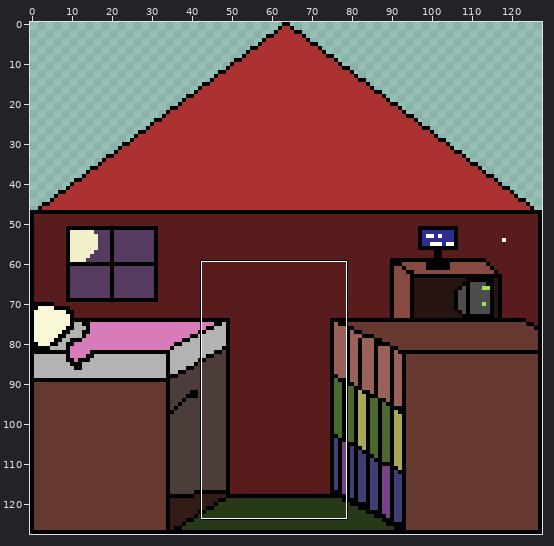
File history of a pixel-art file, Transmission/Assets/Sprites/evilHouseSprite.ase. Above: a wide view before the commit, with the close-up outlined.
Close-up. Earlier state:
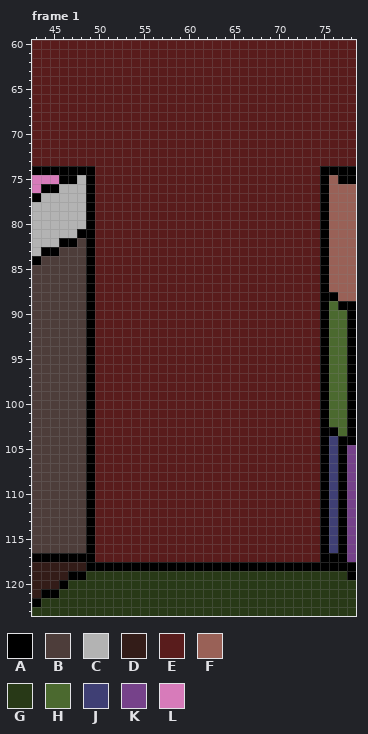
128x128 pixels, 2 frames. Shown: frame 1: x 43..78, y 60..123. The commit also changed other frames or places, which this record leaves out.
Visible layers, top first: "Layer 5", "Layer 3", "Layer 2", "Layer 1".
Palette (. is transparent): A #000000  B #4d3d3a  C #b3b3b3  D #331c18  E #591c1c  F #996157  G #283917  H #4b692f  J #3f3f74  K #76428a  L #d77bba
Pixels before, frame 1, first column x 43:
 60 EEEEEEEEEEEEEEEEEEEEEEEEEEEEEEEEEEEE
 61 EEEEEEEEEEEEEEEEEEEEEEEEEEEEEEEEEEEE
 62 EEEEEEEEEEEEEEEEEEEEEEEEEEEEEEEEEEEE
 63 EEEEEEEEEEEEEEEEEEEEEEEEEEEEEEEEEEEE
 64 EEEEEEEEEEEEEEEEEEEEEEEEEEEEEEEEEEEE
 65 EEEEEEEEEEEEEEEEEEEEEEEEEEEEEEEEEEEE
 66 EEEEEEEEEEEEEEEEEEEEEEEEEEEEEEEEEEEE
 67 EEEEEEEEEEEEEEEEEEEEEEEEEEEEEEEEEEEE
 68 EEEEEEEEEEEEEEEEEEEEEEEEEEEEEEEEEEEE
 69 EEEEEEEEEEEEEEEEEEEEEEEEEEEEEEEEEEEE
 70 EEEEEEEEEEEEEEEEEEEEEEEEEEEEEEEEEEEE
 71 EEEEEEEEEEEEEEEEEEEEEEEEEEEEEEEEEEEE
 72 EEEEEEEEEEEEEEEEEEEEEEEEEEEEEEEEEEEE
 73 EEEEEEEEEEEEEEEEEEEEEEEEEEEEEEEEEEEE
 74 AAAAAAAEEEEEEEEEEEEEEEEEEEEEEEEEAAAA
 75 LLLAACAEEEEEEEEEEEEEEEEEEEEEEEEEAFAA
 76 LAACCCAEEEEEEEEEEEEEEEEEEEEEEEEEAFFF
 77 ACCCCCAEEEEEEEEEEEEEEEEEEEEEEEEEAFFF
 78 CCCCCCAEEEEEEEEEEEEEEEEEEEEEEEEEAFFF
 79 CCCCCCAEEEEEEEEEEEEEEEEEEEEEEEEEAFFF
 80 CCCCCCAEEEEEEEEEEEEEEEEEEEEEEEEEAFFF
 81 CCCCCAAEEEEEEEEEEEEEEEEEEEEEEEEEAFFF
 82 CCCAABAEEEEEEEEEEEEEEEEEEEEEEEEEAFFF
 83 CAABBBAEEEEEEEEEEEEEEEEEEEEEEEEEAFFF
 84 ABBBBBAEEEEEEEEEEEEEEEEEEEEEEEEEAFFF
 85 BBBBBBAEEEEEEEEEEEEEEEEEEEEEEEEEAFFF
 86 BBBBBBAEEEEEEEEEEEEEEEEEEEEEEEEEAFFF
 87 BBBBBBAEEEEEEEEEEEEEEEEEEEEEEEEEAFFF
 88 BBBBBBAEEEEEEEEEEEEEEEEEEEEEEEEEAAFF
 89 BBBBBBAEEEEEEEEEEEEEEEEEEEEEEEEEAHAA
 90 BBBBBBAEEEEEEEEEEEEEEEEEEEEEEEEEAHHA
 91 BBBBBBAEEEEEEEEEEEEEEEEEEEEEEEEEAHHA
 92 BBBBBBAEEEEEEEEEEEEEEEEEEEEEEEEEAHHA
 93 BBBBBBAEEEEEEEEEEEEEEEEEEEEEEEEEAHHA
 94 BBBBBBAEEEEEEEEEEEEEEEEEEEEEEEEEAHHA
 95 BBBBBBAEEEEEEEEEEEEEEEEEEEEEEEEEAHHA
 96 BBBBBBAEEEEEEEEEEEEEEEEEEEEEEEEEAHHA
 97 BBBBBBAEEEEEEEEEEEEEEEEEEEEEEEEEAHHA
 98 BBBBBBAEEEEEEEEEEEEEEEEEEEEEEEEEAHHA
 99 BBBBBBAEEEEEEEEEEEEEEEEEEEEEEEEEAHHA
100 BBBBBBAEEEEEEEEEEEEEEEEEEEEEEEEEAHHA
101 BBBBBBAEEEEEEEEEEEEEEEEEEEEEEEEEAHHA
102 BBBBBBAEEEEEEEEEEEEEEEEEEEEEEEEEAHHA
103 BBBBBBAEEEEEEEEEEEEEEEEEEEEEEEEEAAHA
104 BBBBBBAEEEEEEEEEEEEEEEEEEEEEEEEEAJAA
105 BBBBBBAEEEEEEEEEEEEEEEEEEEEEEEEEAJAK
106 BBBBBBAEEEEEEEEEEEEEEEEEEEEEEEEEAJAK
107 BBBBBBAEEEEEEEEEEEEEEEEEEEEEEEEEAJAK
108 BBBBBBAEEEEEEEEEEEEEEEEEEEEEEEEEAJAK
109 BBBBBBAEEEEEEEEEEEEEEEEEEEEEEEEEAJAK
110 BBBBBBAEEEEEEEEEEEEEEEEEEEEEEEEEAJAK
111 BBBBBBAEEEEEEEEEEEEEEEEEEEEEEEEEAJAK
112 BBBBBBAEEEEEEEEEEEEEEEEEEEEEEEEEAJAK
113 BBBBBBAEEEEEEEEEEEEEEEEEEEEEEEEEAJAK
114 BBBBBBAEEEEEEEEEEEEEEEEEEEEEEEEEAJAK
115 BBBBBBAEEEEEEEEEEEEEEEEEEEEEEEEEAJAK
116 BBBBBBAEEEEEEEEEEEEEEEEEEEEEEEEEAJAK
117 AAAAAAAEEEEEEEEEEEEEEEEEEEEEEEEEAAAK
118 DDDDDDAAAAAAAAAAAAAAAAAAAAAAAAAAAAAA
119 DDDDAAGGGGGGGGGGGGGGGGGGGGGGGGGGGGGA
120 DDDAGGGGGGGGGGGGGGGGGGGGGGGGGGGGGGGG
121 DAAGGGGGGGGGGGGGGGGGGGGGGGGGGGGGGGGG
122 AGGGGGGGGGGGGGGGGGGGGGGGGGGGGGGGGGGG
123 GGGGGGGGGGGGGGGGGGGGGGGGGGGGGGGGGGGG
Once edited:
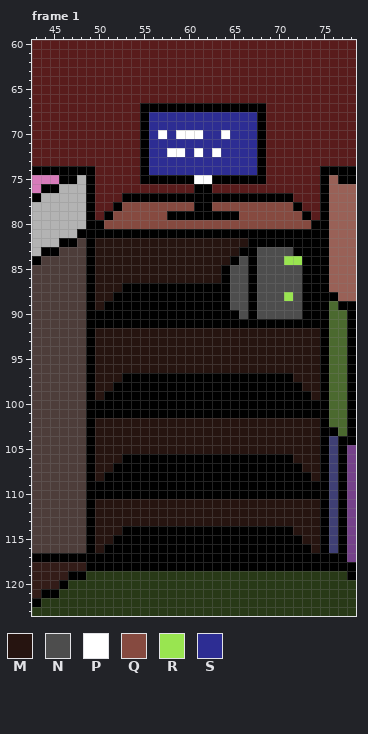
Colours new in this view: M #261410  N #4d4d4d  P #ffffff  Q #864a40  R #99e550  S #2d2d93
What changed:
Changed rows in their new state; - is an unchanged pixel.
Frame 1, layers "Layer 3", "Layer 2", "Layer 1":
first column x 50:
 67 -----AAAAAAAAAAAAAA------
 68 -----ASSSSSSSSSSSSA------
 69 -----ASSSSSSSSSSSSA------
 70 -----ASPSPPPSSPSSSA------
 71 -----ASSSSSSSSSSSSA------
 72 -----ASSPPSPSPSSSSA------
 73 -----ASSSSSSSSSSSSA------
 74 -----ASSSSSSSSSSSSA------
 75 -----AAAAAAPPAAAAAA------
 76 -----------AA------------
 77 ---AAAAAAAAAAAAAAAAAAA---
 78 --AQQQQQQQQAAQQQQQQQQQA--
 79 -AQQQQQQAAAAAAAAQQQQQQQA-
 80 AQQQQQQQQQQQQQQQQQQQQQQQA
 81 AAAAAAAAAAAAAAAAAAAAAAAAA
 82 MMMMMMMMMMMMMMMMMAAAAAAAA
 83 MMMMMMMMMMMMMMMMAANNNNAAA
 84 MMMMMMMMMMMMMMMANANNNRRAA
 85 MMMMMMMMMMMMMMANNANNNNNAA
 86 MMMMMMMMMMMMMMANNANNNNNAA
 87 MMMAAAAAAAAAAAANNANNNNNAA
 88 MMAAAAAAAAAAAAANNANNNRNAA
 89 MAAAAAAAAAAAAAANNANNNNNAA
 90 AAAAAAAAAAAAAAAANANNNNNAA
 91 AAAAAAAAAAAAAAAAAAAAAAAAA
 92 MMMMMMMMMMMMMMMMMMMMMMMMM
 93 MMMMMMMMMMMMMMMMMMMMMMMMM
 94 MMMMMMMMMMMMMMMMMMMMMMMMM
 95 MMMMMMMMMMMMMMMMMMMMMMMMM
 96 MMMMMMMMMMMMMMMMMMMMMMMMM
 97 MMMAAAAAAAAAAAAAAAAAAAMMM
 98 MMAAAAAAAAAAAAAAAAAAAAAMM
 99 MAAAAAAAAAAAAAAAAAAAAAAAM
100 AAAAAAAAAAAAAAAAAAAAAAAAA
101 AAAAAAAAAAAAAAAAAAAAAAAAA
102 MMMMMMMMMMMMMMMMMMMMMMMMM
103 MMMMMMMMMMMMMMMMMMMMMMMMM
104 MMMMMMMMMMMMMMMMMMMMMMMMM
105 MMMMMMMMMMMMMMMMMMMMMMMMM
106 MMMAAAAAAAAAAAAAAAAAAAMMM
107 MMAAAAAAAAAAAAAAAAAAAAAMM
108 MAAAAAAAAAAAAAAAAAAAAAAAM
109 AAAAAAAAAAAAAAAAAAAAAAAAA
110 AAAAAAAAAAAAAAAAAAAAAAAAA
111 MMMMMMMMMMMMMMMMMMMMMMMMM
112 MMMMMMMMMMMMMMMMMMMMMMMMM
113 MMMMMMMMMMMMMMMMMMMMMMMMM
114 MMMAAAAAAAAAAAAAAAAAAAMMM
115 MMAAAAAAAAAAAAAAAAAAAAAMM
116 MAAAAAAAAAAAAAAAAAAAAAAAM
117 AAAAAAAAAAAAAAAAAAAAAAAAA
Where, in picture pixels (left, top, right, bottom), the same in both close-ups:
changed: (95, 103, 320, 562)
